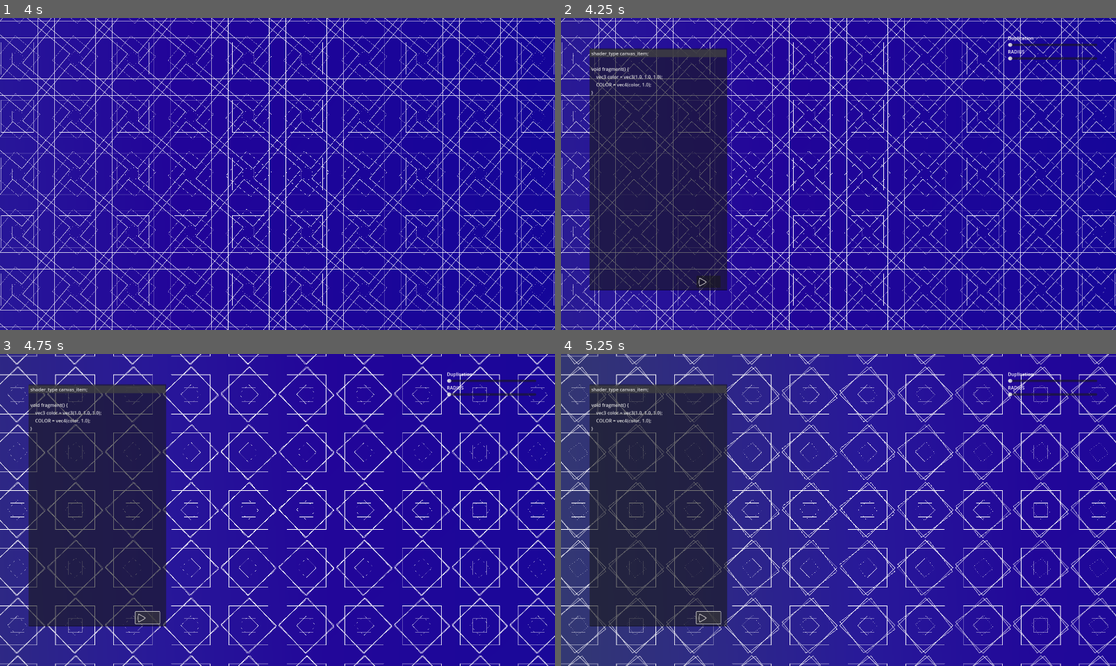
Above: before the commit, frames 1-4 (two rows, left to right).
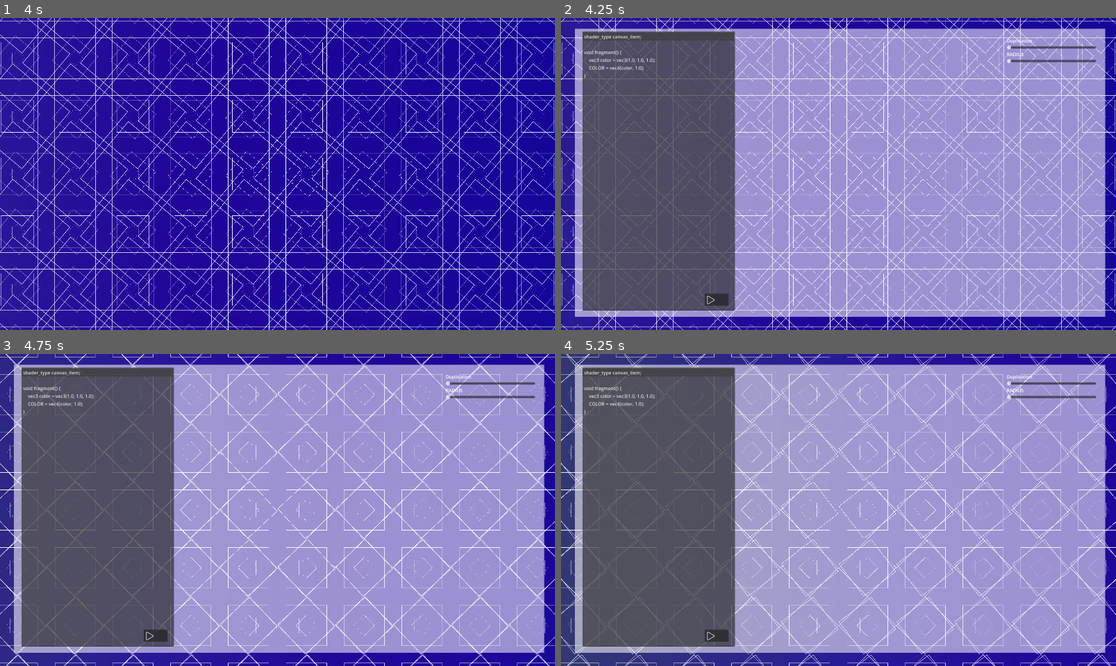
Above: after the commit, the same moments.

Repository: Juju-brz/GDVJ
Game: Godot game, scene res://templates/01_Superpositions_géométriques.tscn
Same seed, same stepped clock (60 frames per second), same inputs: the game is played once before the commit and once after it. The project has no main scene, so this scene is started directly.
Inputs (mouse positions are in pixels of both pictures, inside the frame that each line leads up to; where the layout moved, square brackets give the same spot in the first picture):
- Up to frame 1 (4 s): tap Enter at 0.5 s; move the mouse to (399, 158) at 0.52 s; move the mouse to (166, 189) at 1.27 s; move the mouse to (333, 105) at 2.02 s; move the mouse to (249, 236) at 2.77 s; move the mouse to (444, 220) at 3.52 s
- Up to frame 2 (4.25 s): tap F2 (hide_all_ctrl) at 4.15 s
- Up to frame 3 (4.75 s): click (155, 634) [149, 619] at 4.25 s
- Up to frame 4 (5.25 s): click (716, 634) [710, 619] at 5 s

Frame 1 is identical in both runs. In frame 2, 85% of the frame differs, in the area x 2-99%, y 3-96%; in frame 3, 88%, in the area x 0-100%, y 0-100%; in frame 4, 88%.
Error before the commit: Invalid access to property or key 'material' on a base object of type 'null instance'. (res://code_edit.gd:17)

Commit message:
BG-For-Control-Fix , Installing Virtual Environment

Diff:
--- a/baseScene.tscn
+++ b/baseScene.tscn
@@ -17,7 +17,7 @@
 material = SubResource("ShaderMaterial_u2bk3")
 offset_right = 1164.0
 offset_bottom = 674.0
-color = Color(1, 1, 1, 0)
+color = Color(1, 1, 1, 0.3529412)
 
 [node name="Square" type="Sprite2D" parent="."]
 position = Vector2(576, 420)
@@ -29,48 +29,41 @@
 offset_right = 40.0
 offset_bottom = 40.0
 
-[node name="BG" type="ColorRect" parent="Control"]
-material = SubResource("ShaderMaterial_u2bk3")
-layout_mode = 0
-offset_right = 1164.0
-offset_bottom = 674.0
-color = Color(0.5609549, 0.5609549, 0.5609549, 0.8509804)
-
-[node name="VBoxContainer" type="VBoxContainer" parent="Control/BG"]
+[node name="VBoxContainer" type="VBoxContainer" parent="Control"]
 layout_mode = 0
 offset_left = 809.0
 offset_top = 26.0
 offset_right = 1118.0
 offset_bottom = 254.0
 
-[node name="Label2" type="Label" parent="Control/BG/VBoxContainer"]
+[node name="Label2" type="Label" parent="Control/VBoxContainer"]
 layout_mode = 2
 text = "Duplication"
 
-[node name="HSlider" type="HSlider" parent="Control/BG/VBoxContainer"]
+[node name="HSlider" type="HSlider" parent="Control/VBoxContainer"]
 layout_mode = 2
 max_value = 50.0
 
-[node name="Button" type="Button" parent="Control/BG/VBoxContainer"]
+[node name="Button" type="Button" parent="Control/VBoxContainer"]
 visible = false
 layout_mode = 2
 text = "Animation"
 
-[node name="Label" type="Label" parent="Control/BG/VBoxContainer"]
+[node name="Label" type="Label" parent="Control/VBoxContainer"]
 layout_mode = 2
 text = "RADIUS"
 
-[node name="HSlider_spacing" type="HSlider" parent="Control/BG/VBoxContainer"]
+[node name="HSlider_spacing" type="HSlider" parent="Control/VBoxContainer"]
 layout_mode = 2
 min_value = 50.0
 value = 50.0
 
-[node name="CodeEdit" type="CodeEdit" parent="Control/BG"]
+[node name="CodeEdit" type="CodeEdit" parent="Control"]
 layout_mode = 0
-offset_left = 3.0
-offset_top = 87.0
-offset_right = 394.0
-offset_bottom = 609.0
+offset_left = 38.0
+offset_top = 86.0
+offset_right = 429.0
+offset_bottom = 608.0
 text = "shader_type canvas_item;
 
 void fragment() {
@@ -82,17 +75,17 @@
 highlight_current_line = true
 script = ExtResource("4_bgty4")
 
-[node name="Button" type="Button" parent="Control/BG/CodeEdit"]
+[node name="Button" type="Button" parent="Control/CodeEdit"]
 layout_mode = 0
 offset_left = 305.0
 offset_top = 478.0
 offset_right = 388.0
 offset_bottom = 520.0
 
-[node name="Play" type="Sprite2D" parent="Control/BG/CodeEdit/Button"]
+[node name="Play" type="Sprite2D" parent="Control/CodeEdit/Button"]
 position = Vector2(21.5, 22.135)
 scale = Vector2(0.15, 0.15)
 texture = ExtResource("5_6jx8c")
 
-[connection signal="value_changed" from="Control/BG/VBoxContainer/HSlider" to="." method="_on_h_slider_value_changed"]
-[connection signal="pressed" from="Control/BG/CodeEdit/Button" to="Control/BG/CodeEdit" method="_on_button_pressed"]
+[connection signal="value_changed" from="Control/VBoxContainer/HSlider" to="." method="_on_h_slider_value_changed"]
+[connection signal="pressed" from="Control/CodeEdit/Button" to="Control/CodeEdit" method="_on_button_pressed"]
--- a/scripts/mainScript.gd
+++ b/scripts/mainScript.gd
@@ -9,11 +9,12 @@
 
 ### CONTROLES ###
 @onready var control = $Control
+@onready var BG = $BG_For_Controls
 var hide :bool = false
-@onready var slider = $Control/BG/VBoxContainer/HSlider #Import Slider Input
+@onready var slider = $Control/VBoxContainer/HSlider #Import Slider Input
 @onready var old_slder_value: float = slider.value
 
-@onready var slider_spacing = $Control/BG/VBoxContainer/HSlider_spacing
+@onready var slider_spacing = $Control/VBoxContainer/HSlider_spacing
 @onready var old_slider_spacing_value = slider_spacing.value
 
 var nb_duplicates =  1
@@ -60,6 +61,7 @@
 func _ready() -> void:
 	NB_DUPLICATES = clamp(NB_DUPLICATES, 0, 5)
 	control.hide()
+	BG.hide()
 	hide = true
 
 func _process(delta: float) -> void:
@@ -102,9 +104,11 @@
 
 		if hide:
 			control.show()
+			BG.show()
 			hide = false
 		else:
 			control.hide()
+			BG.hide()
 			hide = true
 
 
--- a/templates/01_Superpositions_géométriques.tscn
+++ b/templates/01_Superpositions_géométriques.tscn
@@ -43,33 +43,29 @@
 [node name="Control" parent="." index="3"]
 z_index = 5
 
-[node name="BG" parent="Control" index="0"]
-layout_mode = 1
-anchors_preset = -1
-anchor_left = 24.062
-anchor_top = 13.587001
-anchor_right = 24.062
-anchor_bottom = 13.587001
-offset_left = -933.48
-offset_top = -517.48004
-offset_right = 933.52
-offset_bottom = 517.51996
-color = Color(0.61339027, 0.61339027, 0.61339027, 0.8509804)
+[node name="VBoxContainer" parent="Control" index="0"]
+offset_left = 1542.0
+offset_top = 67.0
+offset_right = 1851.0
+offset_bottom = 295.0
 
-[node name="VBoxContainer" parent="Control/BG" index="0"]
-offset_left = 1517.0
-offset_top = 32.0
-offset_right = 1826.0
-offset_bottom = 270.0
+[node name="CodeEdit" parent="Control" index="1"]
+offset_left = 74.0
+offset_top = 47.0
+offset_right = 602.0
+offset_bottom = 1013.0
 
-[node name="CodeEdit" parent="Control/BG" index="1"]
-offset_left = 70.0
-offset_top = 79.0
-offset_right = 547.0
-offset_bottom = 917.0
+[node name="Button" parent="Control/CodeEdit" index="6"]
+offset_left = 423.0
+offset_top = 907.0
+offset_right = 506.0
+offset_bottom = 949.0
 
-[node name="Button" parent="Control/BG/CodeEdit" index="6"]
-offset_left = 370.0
-offset_top = 787.0
-offset_right = 453.0
-offset_bottom = 829.0
+[node name="BG_For_Controls" type="ColorRect" parent="." index="4"]
+visible = false
+z_index = 4
+offset_left = 48.0
+offset_top = 37.0
+offset_right = 1883.0
+offset_bottom = 1034.0
+color = Color(1, 1, 1, 0.5568628)
Renamed: QuantiqueTest.gd -> ve/QuantiqueTest.gd
Renamed: QuantiqueTest.gd.uid -> ve/QuantiqueTest.gd.uid
Not shown, added: ve/QuantiqueTest.py
